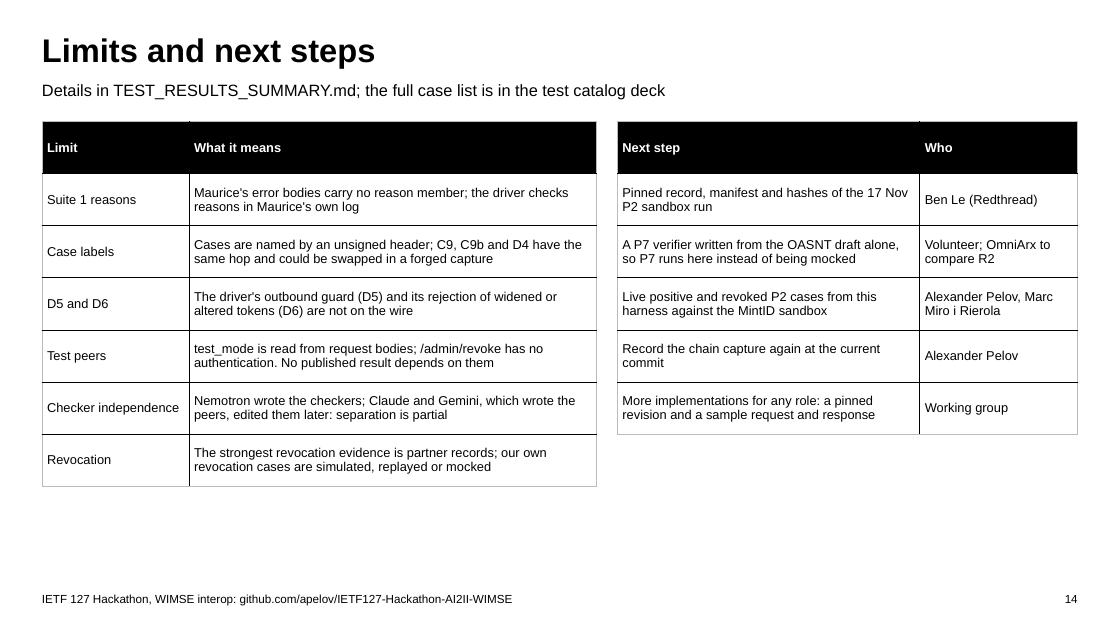
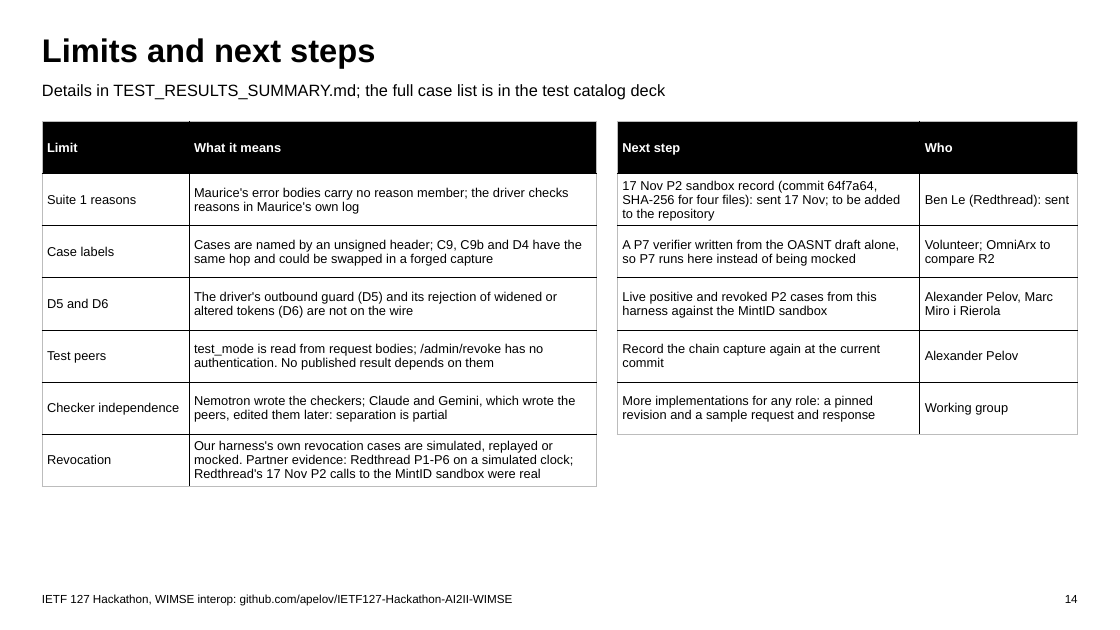
Before and after one commit to apelov/IETF127-Hackathon-AI2II-WIMSE, a slide deck: slide 14 of IETF127_WIMSE_Session.pptx. Drawn at 1120x630 pixels with LibreOffice and Linux fonts; fonts in the diff are those of the drawing. Boxes give left, top, right and bottom in pixels: in the first picture for what was removed or moved away, otherwise in the second. Text is boxed around its words. In the diff, an @@ line names an element or a change of style, - is before the commit and + after.

```diff
--- a/IETF127_WIMSE_Session.pptx
+++ b/IETF127_WIMSE_Session.pptx
@@ table at [42, 122, 597, 486] @@
-row 7, column 2: The strongest revocation evidence is partner records; our own revocation cases are simulated, replayed or mocked
+row 7, column 2: Our harness's own revocation cases are simulated, replayed or mocked. Partner evidence: Redthread P1-P6 on a simulated clock; Redthread's 17 Nov P2 calls to the MintID sandbox were real
@@ table at [618, 122, 1078, 434] @@
-row 2, column 1: Pinned record, manifest and hashes of the 17 Nov P2 sandbox run
+row 2, column 1: 17 Nov P2 sandbox record (commit 64f7a64, SHA-256 for four files): sent 17 Nov; to be added to the repository
-row 2, column 2: Ben Le (Redthread)
+row 2, column 2: Ben Le (Redthread): sent
```
Also in this commit, not shown: 3 other slides changed, 10 other files.
